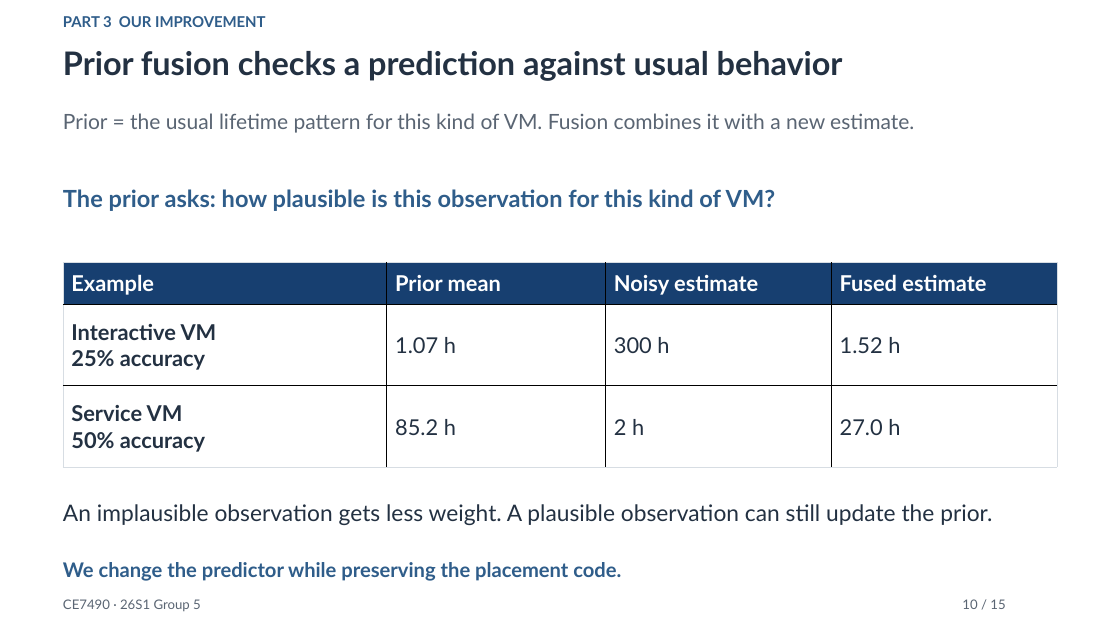
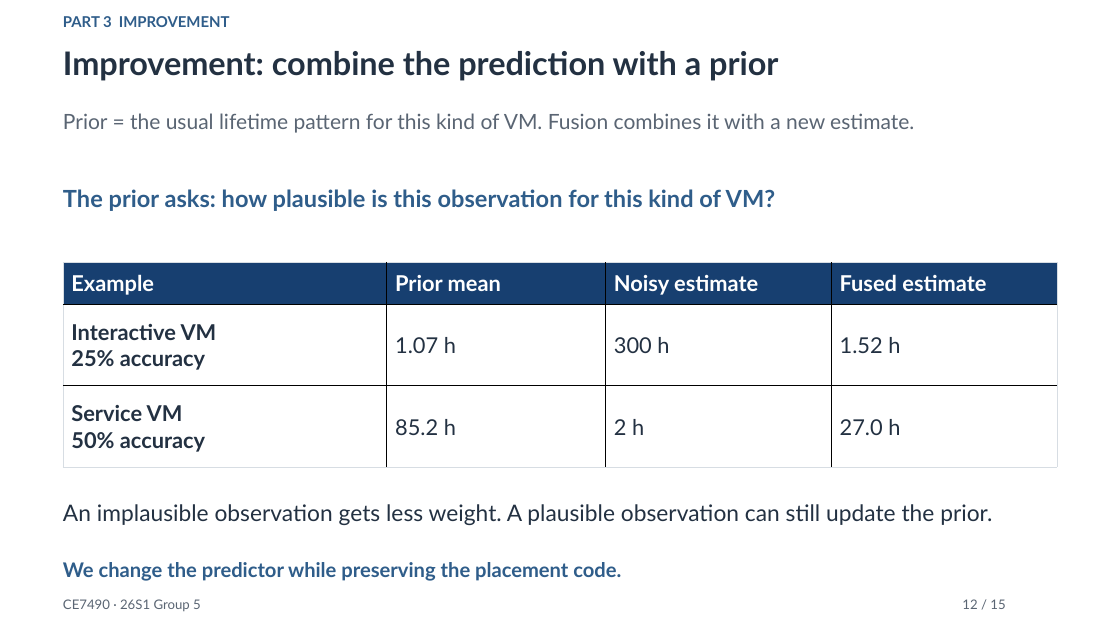
Before and after one commit to xxxmian/CE7490-P2_Revisiting_LAVA, a slide deck: slide 12 of Revisiting_Lifetime_Aware_VM_Allocation_Presentation_v4.pptx (slide 10 before the commit). Drawn at 1120x630 pixels with LibreOffice and Linux fonts; fonts in the diff are those of the drawing. Boxes give left, top, right and bottom in pixels: in the first picture for what was removed or moved away, otherwise in the second. Text is boxed around its words. In the diff, an @@ line names an element or a change of style, - is before the commit and + after.

Commit message:
Refocus presentation on method reproduction before improvement

```diff
--- a/Revisiting_Lifetime_Aware_VM_Allocation_Presentation_v4.pptx
+++ b/Revisiting_Lifetime_Aware_VM_Allocation_Presentation_v4.pptx
@@ text at (x1=63, y1=16, x2=230, y2=27): text changed @@
-PART 3 OUR IMPROVEMENT
+PART 3 IMPROVEMENT
@@ text at (x1=63, y1=51, x2=778, y2=81): text changed @@
-Prior fusion checks a prediction against usual behavior
+Improvement: combine the prediction with a prior
@@ text at (x1=962, y1=599, x2=1005, y2=609): text changed @@
-10 / 15
+12 / 15
```
Also in this commit, not shown: 9 other slides changed, 5 slides added, 5 slides removed, 3 other files.
